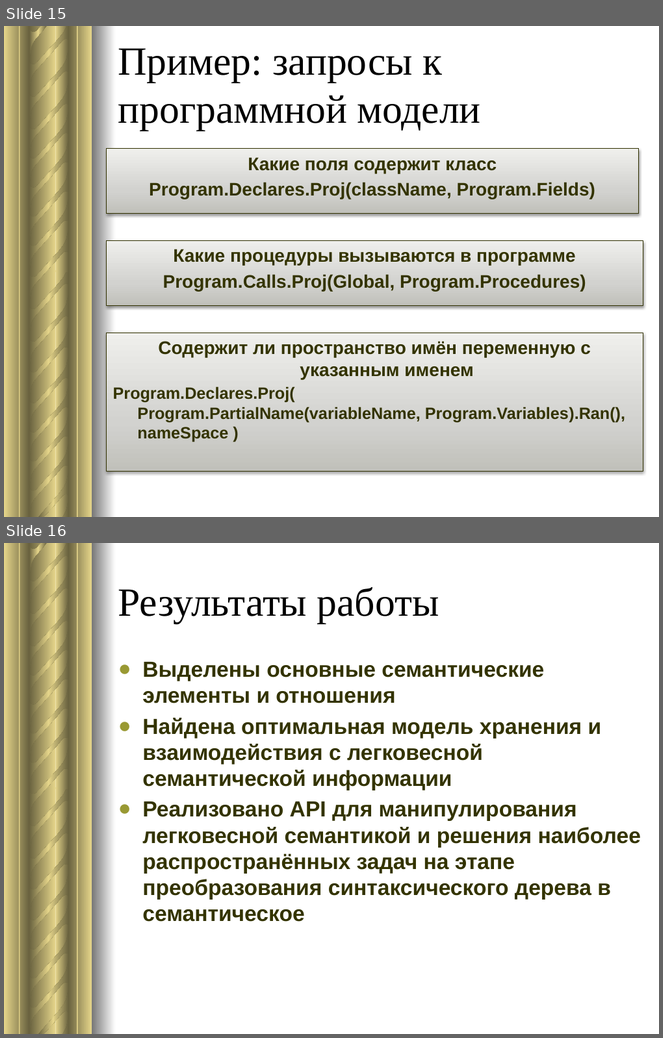
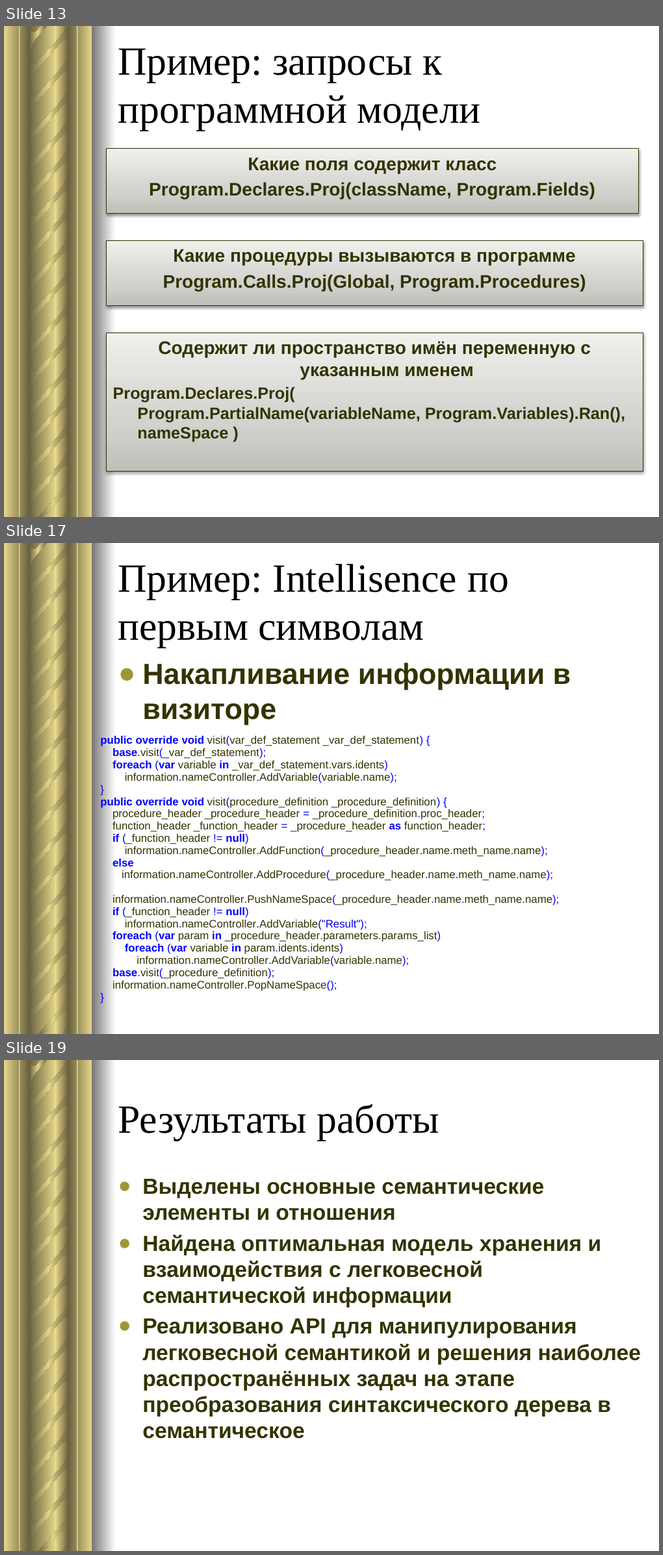
Before and after one commit to voloshinbogdan/LightSemantic, a slide deck: Presentation/НАКОПЛЕНИЕ ЛЕГКОВЕСНОЙ СЕМАНТИЧЕСКОЙ ИНФОРМАЦИИ ПО СИНТАКСИЧЕСКОМУ ДЕРЕВУ.pptx. Shown one above the other, each under a label of ours: slides 15 and 16 before the commit, slides 13, 17 and 19 after it; the slides between them are not shown. The pictures are 663x1038 and 663x1555 pixels, drawn with LibreOffice and Linux fonts; fonts in the diff are those of the drawing. Boxes give left, top, right and bottom in pixels: in the first picture for what was removed or moved away, otherwise in the second. Text is boxed around its words. In the diff, an @@ line names an element or a change of style, - is before the commit and + after.

```diff
--- a/Presentation/НАКОПЛЕНИЕ ЛЕГКОВЕСНОЙ СЕМАНТИЧЕСКОЙ ИНФОРМАЦИИ ПО СИНТАКСИЧЕСКОМУ ДЕРЕВУ.pptx
+++ b/Presentation/НАКОПЛЕНИЕ ЛЕГКОВЕСНОЙ СЕМАНТИЧЕСКОЙ ИНФОРМАЦИИ ПО СИНТАКСИЧЕСКОМУ ДЕРЕВУ.pptx
@@ slide 17 added at [4, 543, 659, 1034], background #FFFFFF; not listed: 29 template elements that a slide beside it also shows @@
@@ title added at [118, 564, 509, 648], 44 pt, text #000000 @@
+Пример: Intellisence по первым символам
@@ text added at [142, 663, 571, 725], 32 pt, text #333300, bold @@
+● Накапливание информации в визиторе
@@ table added at [96, 732, 577, 1025], 1 rows, 1 columns @@
+public override void visit(var_def_statement _var_def_statement) { / base.visit(_var_def_statement); / foreach (var variable in _var_def_statement.vars.idents) / information.nameController.AddVariable(variable.name); / } / public override void visit(procedure_definition _procedure_definition) { / procedure_header _procedure_header = _procedure_definition.proc_header; / function_header _function_header = _procedure_header as function_header; / if (_function_header != null) / information.nameController.AddFunction(_procedure_header.name.meth_name.name); / else / information.nameController.AddProcedure(_procedure_header.name.meth_name.name); / information.nameController.PushNameSpace(_procedure_header.name.meth_name.name); / if (_function_header != null) / information.nameController.AddVariable("Result"); / foreach (var param in _procedure_header.parameters.params_list) / foreach (var variable in param.idents.idents) / information.nameController.AddVariable(variable.name); / base.visit(_procedure_definition); / information.nameController.PopNameSpace(); / }
@@ what was slide 15 is now slide 13 @@
@@ what was slide 16 is now slide 19 @@
```
Also in this commit, not shown: 5 slides changed, 2 other slides added, 2 other files.
